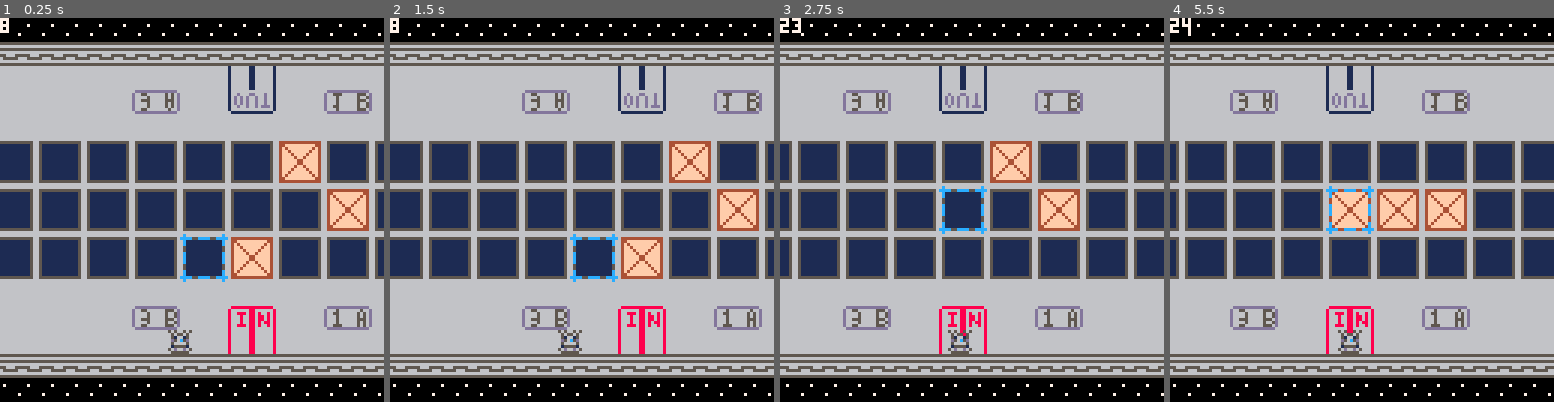
Above: before the commit, frames 1-4 (left to right).
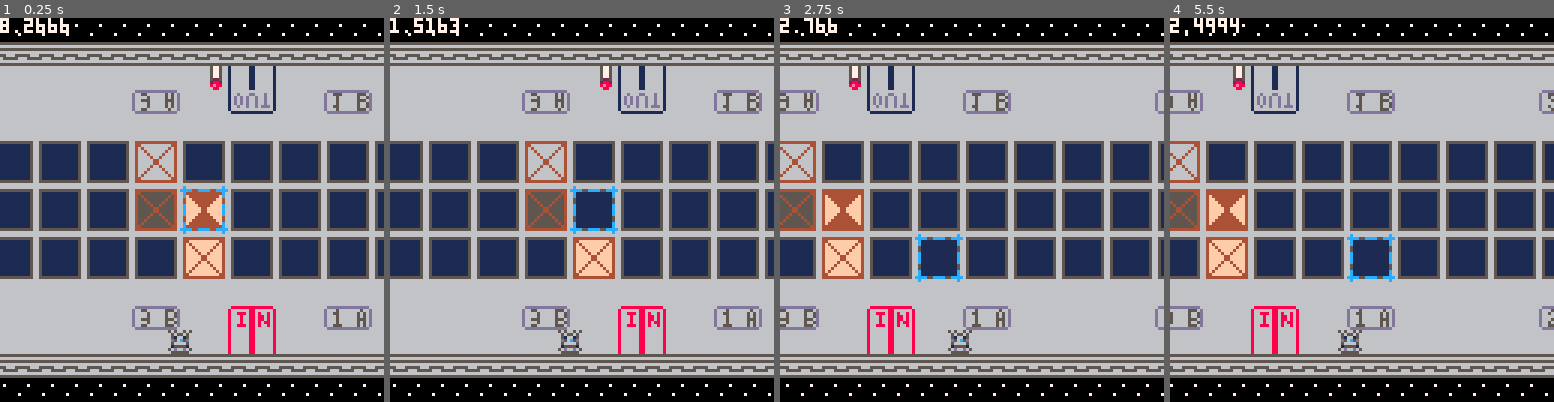
Above: after the commit, the same moments.

Repository: m-r-hunt/Pico-8-Carts
Game: PICO-8 cartridge mobius.p8
Same seed, same stepped clock (60 frames per second), same inputs: the game is played once before the commit and once after it.
Inputs:
- Up to frame 1 (0.25 s): no input
- Up to frame 2 (1.5 s): tap X (X key) at 0.33, 1.07 s; tap O (Z key) at 0.7 s
- Up to frame 3 (2.75 s): hold Right 1.6-2.1 s; tap O (Z key) at 1.7, 2.1, 2.5 s; tap X (X key) at 1.85 s; hold Right from 2.47 s (still down)
- Up to frame 4 (5.5 s): tap O (Z key) every 0.4 s from 2.9 to 5.3 s; tap X (X key) at 2.97, 4.08, 5.2 s; release Right at 3.03 s; hold Left 3.08-3.58 s; hold Right 4.02-4.68 s; hold Left from 5.08 s (still down)

The runs differ from the first frame. In frame 1, 8.9% of the frame differs, in the area x 3-97%, y 0-69%; in frame 2, 8.0%; in frame 3, 25%; in frame 4, 26%, in the area x 0-100%, y 0-99%.

Commit message:
Gameplay loop coming together I think

Diff:
--- a/mobius.p8
+++ b/mobius.p8
@@ -1,18 +1,6 @@
 pico-8 cartridge // http://www.pico-8.com
 version 29
 __lua__
-function _init()
-	px=0
-	pcarried=nil
-	cargo={}
-	for i=1,12 do
-		cargo[i]={}
-	end
-	cargo[2].a=128
-	cargo[3].b=128
-	cargo[4].mid=128
-end
-
 loop_width=48*8
 half_loop_width=24*8
 
@@ -33,16 +21,12 @@
 			return order[i]
 		end
 	end
-	return "a"
+	return aside and "a" or "b"
 end
 
 function get_target_crate()
 	local row=flr((px%half_loop_width)/16)+1
 	local aside=px<half_loop_width
-	if row==0 then
-		row=12
-		aside=not aside
-	end
 	local pos
 	if pcarried then
 		pos=get_empty_slot(row,aside)
@@ -52,7 +36,7 @@
 	return row,pos
 end
 
-function _update()
+function update_player()
 	if (btn(0)) px-=1
 	if (btn(1)) px+=1
 	if (px<0) px+=loop_width
@@ -101,7 +85,7 @@
 	spr(64,px-4,104)
 end
 
-function _draw()
+function draw_world()
 	cls()
 
 	camera(px-60+loop_width)
@@ -124,8 +108,134 @@
 
 	camera()
 	--ui probably
-	print(px,0,0,7)
-end
+	print(t,0,0,7)
+end
+
+function add_crate(c)
+	inventory[c]=inventory[c] and inventory[c]+1 or 1
+	for x=0,6 do
+		for pos=1,3 do
+			local pt={"mid","a","b"}
+			local p=pt[pos]
+			if not cargo[1+x][p] then
+				cargo[1+x][p]=c
+				return
+			end
+			if not cargo[12-x][p] then
+				cargo[12-x][p]=c
+				return
+			end
+		end
+	end
+	assert(false)
+end
+
+function random_crate_type()
+	local c=128+(flr(rnd(16)))*2
+	if c>=144 then
+		c+=16
+	end
+	return c
+end
+
+function enter_delivery()
+	add_crate(random_crate_type())
+	add_crate(random_crate_type())
+	add_crate(random_crate_type())
+	add_crate(random_crate_type())
+end
+
+function update_delivery()
+	update_player()
+
+	if t>=3 then
+		transition("chill")
+	end
+end
+
+function draw_delivery()
+	draw_world()
+end
+
+function update_chill()
+	update_player()
+
+	if btnp(5) and px>=25*8 and px<=26*8 then
+		transition("fment")
+	end
+end
+
+function draw_chill()
+	draw_world()
+end
+
+function enter_fment()
+	local types={}
+	for type,number in pairs(inventory) do
+		if number>0 then
+			add(types,type)
+		end
+	end
+	target=rnd(types)
+end
+
+function update_fment()
+	update_player()
+	if btnp(5) and px>=26*8 and px<=28*8 and pcarried==target then
+		pcarried=nil
+		inventory[target]-=1
+		transition("delivery")
+	end
+end
+
+function draw_fment()
+	draw_world()
+	spr(target,0,0,2,2)
+end
+
+states={
+	title={update=update_title,draw=draw_title},
+
+	delivery={enter=enter_delivery,update=update_delivery,draw=draw_delivery},
+	chill={update=update_chill,draw=draw_chill},
+	fment={enter=enter_fment,update=update_fment,draw=draw_fment},
+	summary={update=update_summary,draw=draw_summary},
+
+	gameover={update=update_gameover,draw=draw_gameover},
+}
+
+function transition(new_state)
+	if states[new_state].enter then
+		states[new_state].enter()
+	end
+	current_state=new_state
+	t=0
+end
+
+function new_game()
+	px=0
+	pcarried=nil
+	cargo={}
+	for i=1,12 do
+		cargo[i]={}
+	end
+	inventory={}
+end
+
+function _init()
+	new_game()
+	transition("delivery")
+end
+
+function _update60()
+	t+=1/60
+	states[current_state].update()
+end
+
+function _draw()
+	states[current_state].draw()
+end
+
 
 
 
@@ -254,7 +364,7 @@
 __map__
 0101010101010101010101010101010101010101010101010101010101010101010101010101010101010101010101010000000000000000000000000000000000000000000000000000000000000000000000000000000000000000000000000000000000000000000000000000000000000000000000000000000000000000
 0202020202020202020202020202020202020202020202020202020202020202020202020202020202020202020202020000000000000000000000000000000000000000000000000000000000000000000000000000000000000000000000000000000000000000000000000000000000000000000000000000000000000000
-03036e6f030303030303030303030303030303030303030303034e4f03030303030303030303030303030303030303030000000000000000000000000000000000000000000000000000000000000000000000000000000000000000000000000000000000000000000000000000000000000000000000000000000000000000
+03356e6f030303030303030303030303030303030303030303034e4f03030303030303030303030303030303030303030000000000000000000000000000000000000000000000000000000000000000000000000000000000000000000000000000000000000000000000000000000000000000000000000000000000000000
 03037e7f0303141503030303030318190303030303031c1d03035e5f0303242503030303030328290303030303032c2d0000000000000000000000000000000000000000000000000000000000000000000000000000000000000000000000000000000000000000000000000000000000000000000000000000000000000000
 0303030303030303030303030303030303030303030303030303030303030303030303030303030303030303030303030000000000000000000000000000000000000000000000000000000000000000000000000000000000000000000000000000000000000000000000000000000000000000000000000000000000000000
 3233323332333233323332333233323332333233323332333233323332333233323332333233323332333233323332330000000000000000000000000000000000000000000000000000000000000000000000000000000000000000000000000000000000000000000000000000000000000000000000000000000000000000
@@ -265,6 +375,6 @@
 4243424342434243424342434243424342434243424342434243424342434243424342434243424342434243424342430000000000000000000000000000000000000000000000000000000000000000000000000000000000000000000000000000000000000000000000000000000000000000000000000000000000000000
 0303030303030303030303030303030303030303030303030303030303030303030303030303030303030303030303030000000000000000000000000000000000000000000000000000000000000000000000000000000000000000000000000000000000000000000000000000000000000000000000000000000000000000
 03030e0f0303121303030303030316170303030303031a1b03032e2f0303222303030303030326270303030303032a2b0000000000000000000000000000000000000000000000000000000000000000000000000000000000000000000000000000000000000000000000000000000000000000000000000000000000000000
-03031e1f030303030303030303030303030303030303030303033e3f03030303030303030303030303030303030303030000000000000000000000000000000000000000000000000000000000000000000000000000000000000000000000000000000000000000000000000000000000000000000000000000000000000000
+03031e1f030303030303030303030303030303030303030303343e3f03030303030303030303030303030303030303030000000000000000000000000000000000000000000000000000000000000000000000000000000000000000000000000000000000000000000000000000000000000000000000000000000000000000
 0202020202020202020202020202020202020202020202020202020202020202020202020202020202020202020202020000000000000000000000000000000000000000000000000000000000000000000000000000000000000000000000000000000000000000000000000000000000000000000000000000000000000000
 0101010101010101010101010101010101010101010101010101010101010101010101010101010101010101010101010000000000000000000000000000000000000000000000000000000000000000000000000000000000000000000000000000000000000000000000000000000000000000000000000000000000000000
Not shown, changed: 36 lines of the sprite sheet (__gfx__) section of mobius.p8
